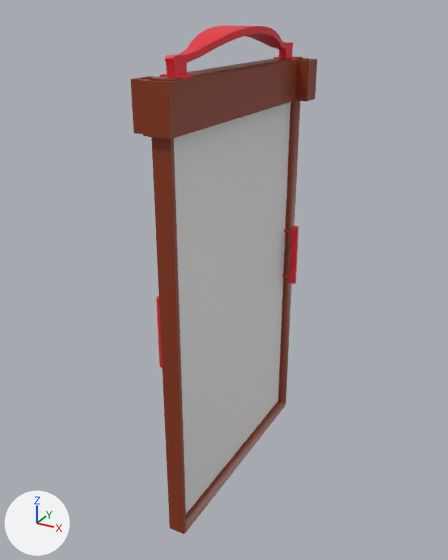
The FBX model Assets/Meshes/Functionality/mesh_ImageFrameV.fbx, before and after one commit.
One viewpoint serves both versions: a 50 mm camera at (2.59, -4.97, 0.66) aimed at (-0.1, -0.08, -1.78). Every picture has the same lights, and +X, +Y and +Z are marked at lower left. Where no turn or scale is listed for an object, it has been applied to the vertices. Vertices at the same position are counted once.

Objects in the first picture: 'Border', 'Frame', 'ImagePlane'.
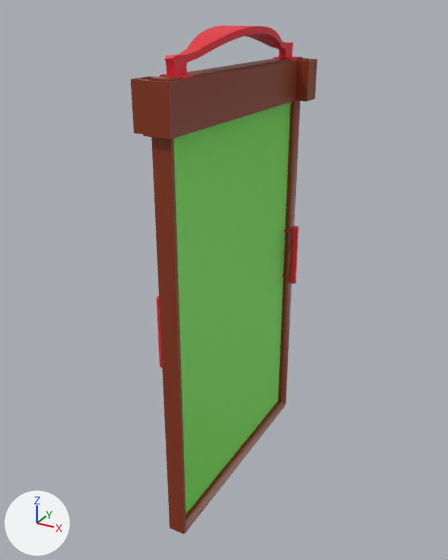
Changed parts and their boxes [x1, y1, x2, y2] in the pictures (448 x 560 px):
part 1 of me_cube_016, recoloured (white to green)
    both: [174, 102, 291, 514]

Diff of the bpy script that builds the scene:
```diff
--- a/Assets/Meshes/Functionality/mesh_ImageFrameV.fbx.py
+++ b/Assets/Meshes/Functionality/mesh_ImageFrameV.fbx.py
@@ mat_mat_imageface @@
+mat_mat_imageface = principled_material('mat_ImageFace')
+mat_mat_imageface.base_color = (0.195, 0.8, 0.09)  # green #7ae755
@@ me_cube_016 @@
 me_cube_016.from_pydata(...)  # 108 vertices, 70 faces; spans x -0.18..0.18, y -1.15..1.15, z -2.0..2.0
 # used by ob_imageplane; location = (0.0, 0.0, -1.89)
+# me_cube_016 part 1: the 1 face centred in x 0.01, y 0.0, z 0.0 switches from mat_mat_imageplane (white #e7e7e7) to mat_mat_imageface (green #7ae755)
 me_cube_016.materials.append(mat_mat_imagehandles)
 me_cube_016.materials.append(mat_mat_imageplane)
+me_cube_016.materials.append(mat_mat_imageface)  # green #7ae755
```
